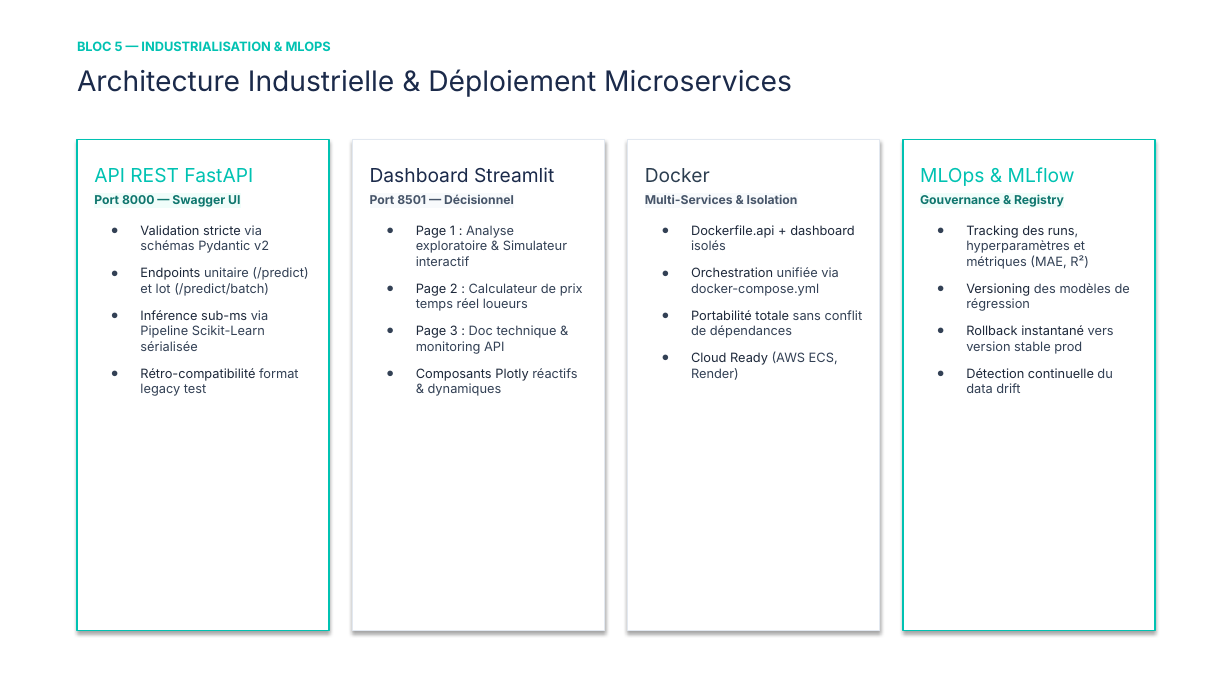
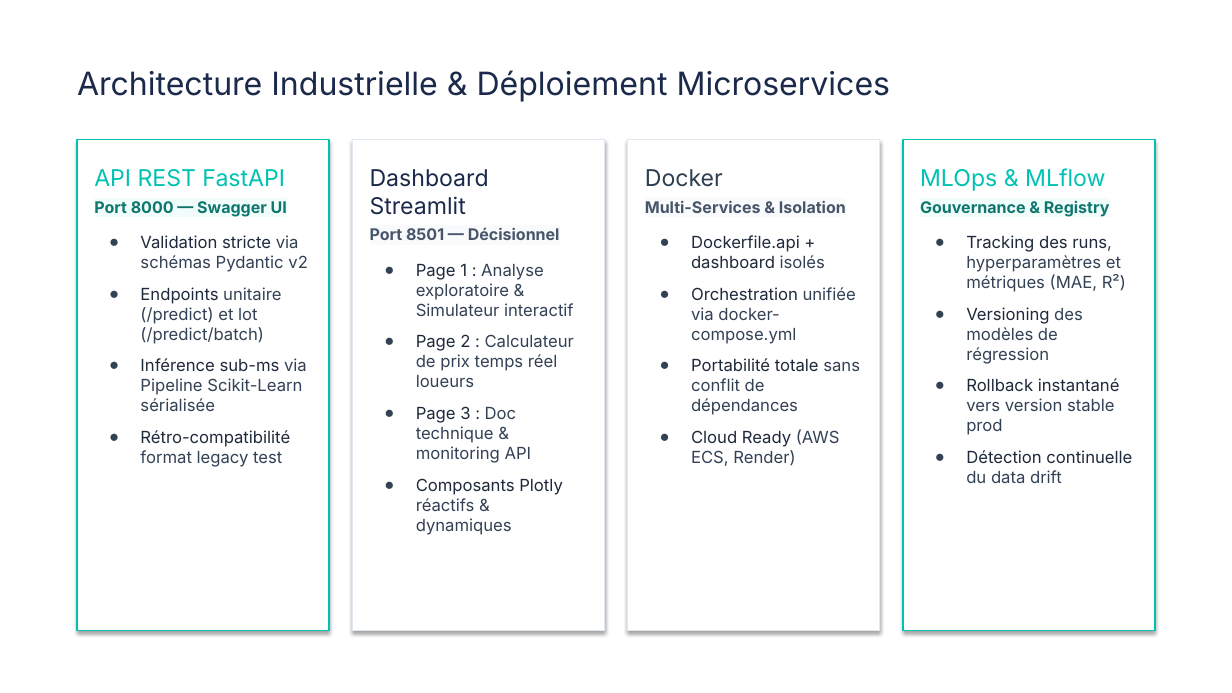
Before and after one commit to Elkristobal59/CERTIFICATION_CDSD, a slide deck: slide 6 of Bloc_5_Getaround/Getaround_presentation.pptx. Drawn at 1232x693 pixels with LibreOffice and Linux fonts; fonts in the diff are those of the drawing. Boxes give left, top, right and bottom in pixels: in the first picture for what was removed or moved away, otherwise in the second. Text is boxed around its words. In the diff, an @@ line names an element or a change of style, - is before the commit and + after.

```diff
--- a/Bloc_5_Getaround/Getaround_presentation.pptx
+++ b/Bloc_5_Getaround/Getaround_presentation.pptx
@@ text removed at (77, 41, 331, 51) @@
-BLOC 5 — INDUSTRIALISATION & MLOPS
@@ text "Architecture Industrielle & Déploiement Microservices" at (77, 70, 891, 102): size 22 to 25 pt @@
@@ text "API REST FastAPI" at (94, 169, 308, 467): size 15 to 18 pt in "API REST FastAPI"; size 9.5 to 12.5 pt in "Port 8000 — Swagger UI"; size 10 to 13 pt in "Validation stricte via schémas Pydantic v2", "Endpoints unitaire (/predict) et lot (/predict/batch)", "Inférence sub-ms via Pipeline Scikit-Learn sérialisée", "Rétro-compatibilité format legacy test"; indent changed @@
@@ text "Dashboard Streamlit" at (370, 169, 574, 535): size 15 to 18 pt in "Dashboard Streamlit"; size 9.5 to 12.5 pt in "Port 8501 — Décisionnel"; size 10 to 13 pt in "Page 1 : Analyse exploratoire & Simulateur ...", "Page 2 : Calculateur de prix temps ...", "Page 3 : Doc technique & monitoring ...", "Composants Plotly réactifs & dynamiques"; indent changed @@
@@ text "Docker" at (645, 169, 860, 466): size 15 to 18 pt in "Docker"; size 9.5 to 12.5 pt in "Multi-Services & Isolation"; size 10 to 13 pt in "Dockerfile.api + dashboard isolés", "Orchestration unifiée via docker-compose.yml", "Portabilité totale sans conflit de dépendances", "Cloud Ready (AWS ECS, Render)"; indent changed @@
@@ text "MLOps & MLflow" at (920, 168, 1132, 483): size 15 to 18 pt in "MLOps & MLflow"; size 9.5 to 12.5 pt in "Gouvernance & Registry"; size 10 to 13 pt in "Tracking des runs, hyperparamètres et métriques (MAE, ...", "Versioning des modèles de régression", "Rollback instantané vers version stable prod", "Détection continuelle du data drift"; indent changed @@
```
Also in this commit, not shown: 6 other slides changed, 17 other files.
